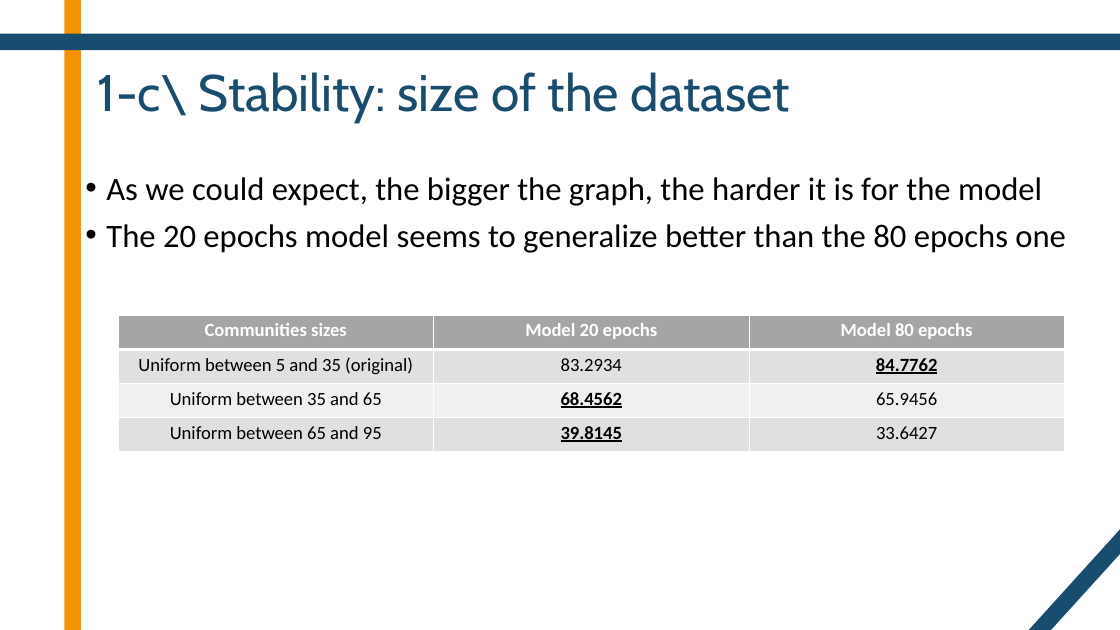
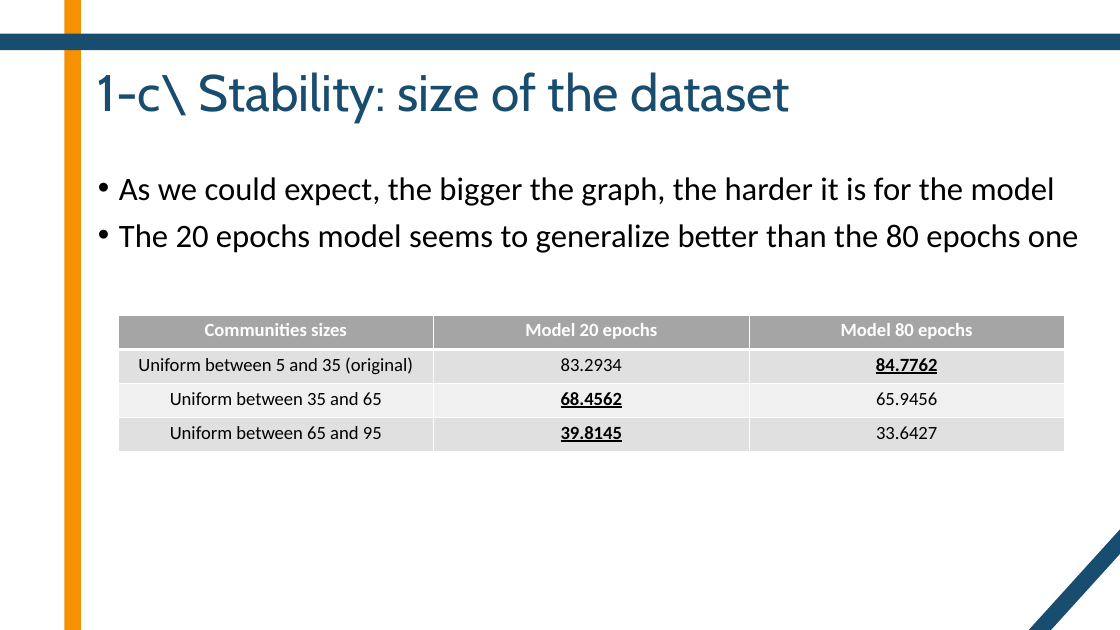
Before and after one commit to DentanJeremie/MAP583-Graph-Transformers, a slide deck: slide 6 of presentation/Presentation.pptx. Drawn at 1120x630 pixels with LibreOffice and Linux fonts; fonts in the diff are those of the drawing. Boxes give left, top, right and bottom in pixels: in the first picture for what was removed or moved away, otherwise in the second. Text is boxed around its words. In the diff, an @@ line names an element or a change of style, - is before the commit and + after.

```diff
--- a/presentation/Presentation.pptx
+++ b/presentation/Presentation.pptx
@@ text "As we could expect, the ...": place and size @@
-text "As we could expect, the ..." at box(106, 177, 1066, 253)
+text "As we could expect, the ..." at box(119, 177, 1079, 253)
```
Also in this commit, not shown: 2 other slides changed, 1 other file.
